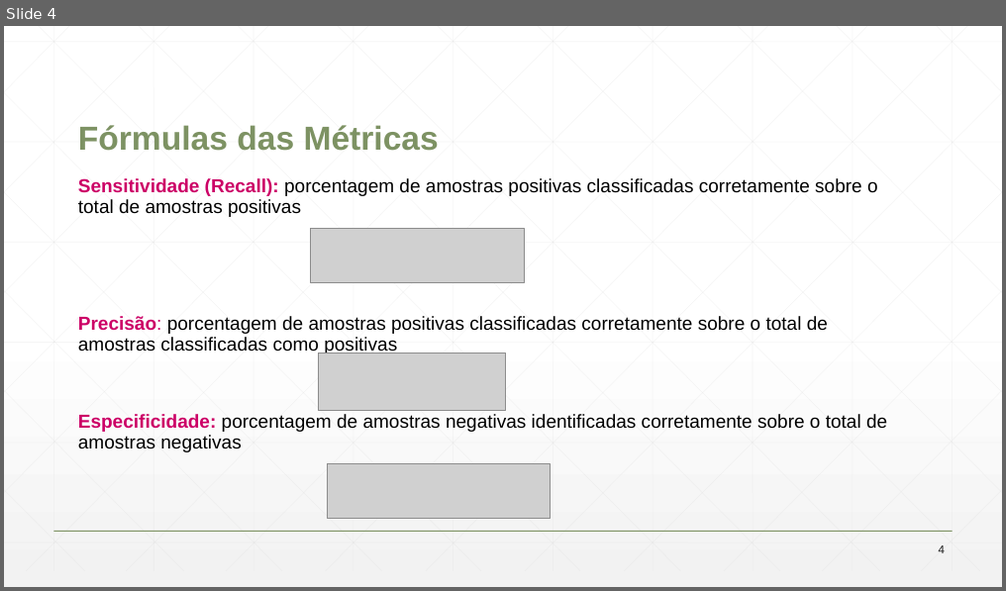
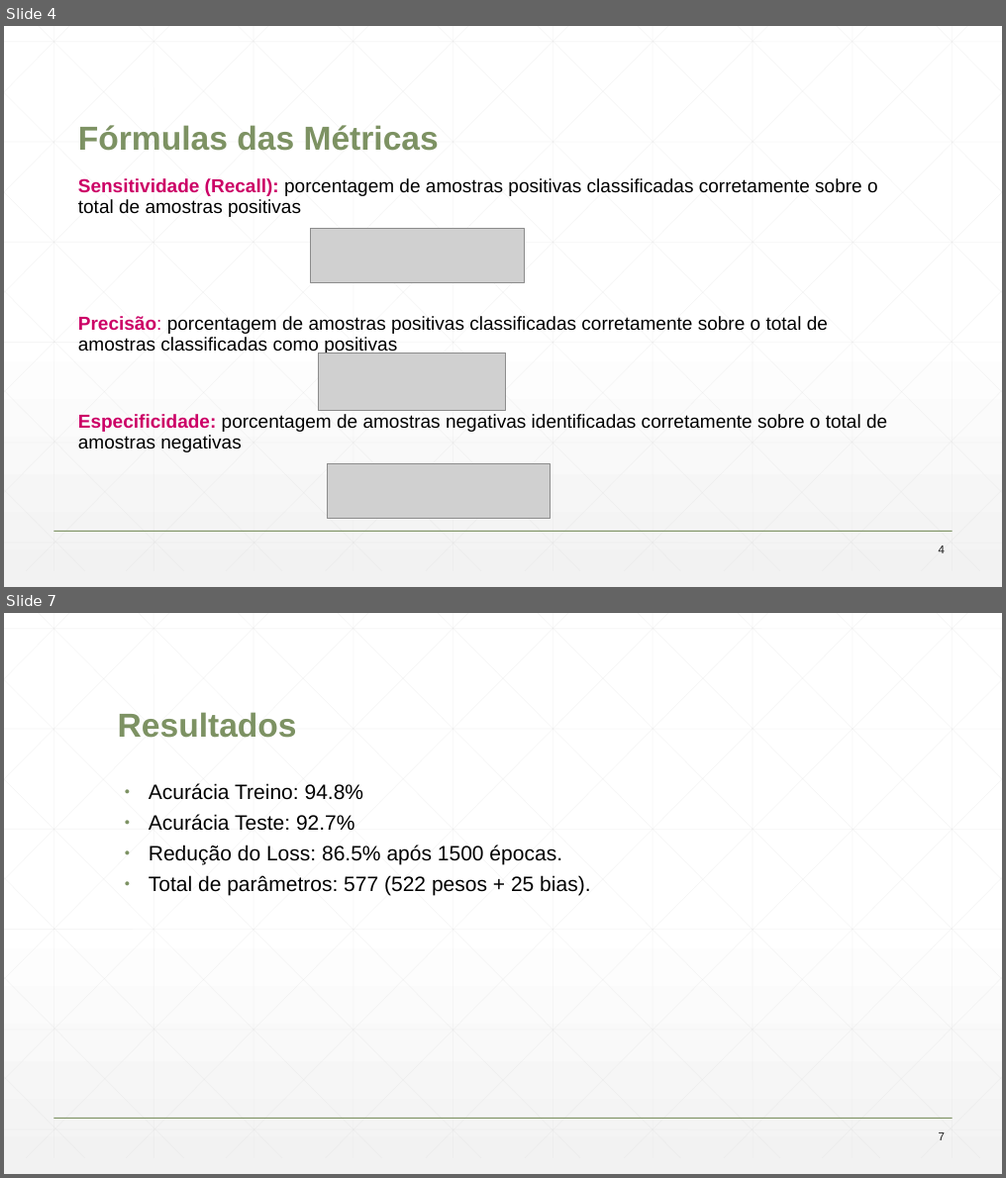
Before and after one commit to henrylrech/nba, a slide deck: Projeto_RNA_MLP_Modelo_de_Relatório.odp. Shown one above the other, each under a label of ours: slide 4 before the commit, slides 4 and 7 after it; the slides between them are not shown. The pictures are 1006x591 and 1006x1178 pixels, drawn with LibreOffice and Linux fonts; fonts in the diff are those of the drawing; grey boxes stand for pictures; background and template pictures are left out. Boxes give left, top, right and bottom in pixels: in the first picture for what was removed or moved away, otherwise in the second. Text is boxed around its words. In the diff, an @@ line names an element or a change of style, - is before the commit and + after.

```diff
--- a/Projeto_RNA_MLP_Modelo_de_Relatório.odp
+++ b/Projeto_RNA_MLP_Modelo_de_Relatório.odp
@@ slide 7 added at (4,613,1002,1174), background gradient #FFFFFF to #F2F2F2; not listed: 47 template elements that a slide beside it also shows @@
@@ title added at (118,712,297,738), 32 pt, text #7D9263, bold @@
+Resultados
@@ text added at (149,783,590,895), 20 pt, text #000000 @@
+● Acurácia Treino: 94.8%
+● Acurácia Teste: 92.7%
+● Redução do Loss: 86.5% após 1500 épocas.
+● Total de parâmetros: 577 (522 pesos + 25 bias).
@@ page number added at (939,1133,944,1141), 11 pt, text #1A1A1A @@
+7
```
Also in this commit, not shown: 2 slides changed, 4 other slides added, 3 slides removed, 4 other files.
